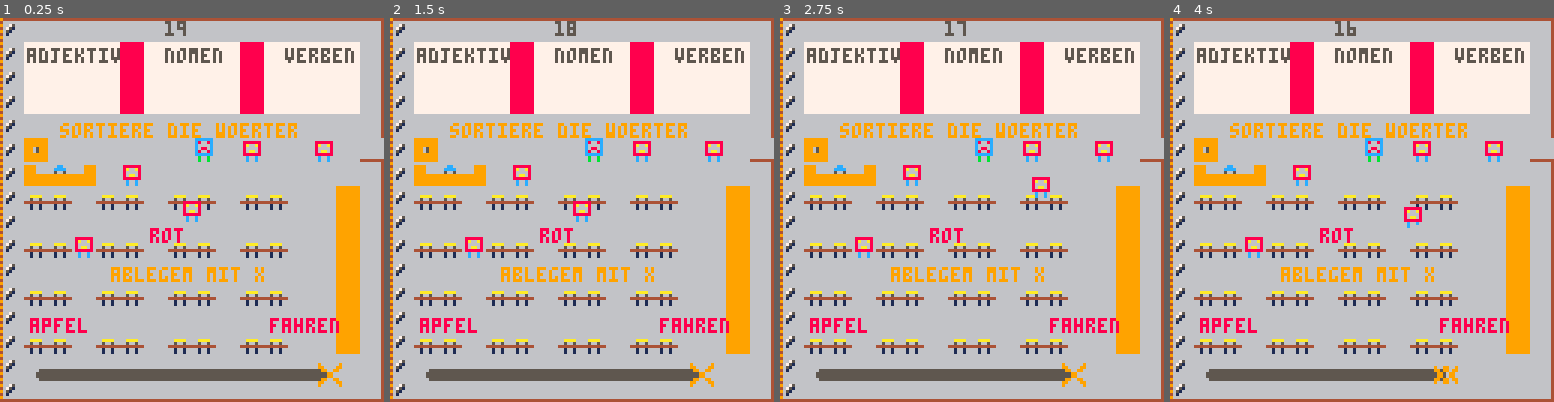
Above: before the commit, frames 1-4 (left to right).
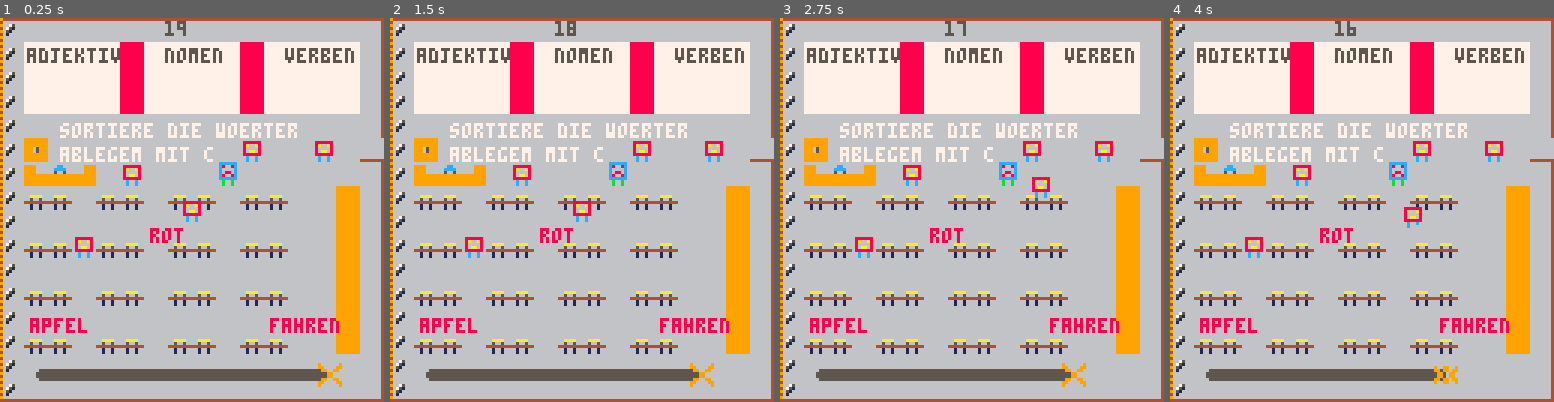
Above: after the commit, the same moments.

Repository: fpiesik/sursa_25-26
Game: PICO-8 cartridge games/damon.p8
The game is run twice, just before and just after one commit, with the same random seed, the same clock (stepped at 60 frames per second) and the same inputs.
Inputs:
- Up to frame 1 (0.25 s): no input
- Up to frame 2 (1.5 s): tap X (X key) at 0.33, 1.07 s; tap O (Z key) at 0.7 s
- Up to frame 3 (2.75 s): hold Right 1.6-2.1 s; tap O (Z key) at 1.7, 2.1, 2.5 s; tap X (X key) at 1.85 s; hold Up 2.15-2.42 s; hold Right from 2.47 s (still down)
- Up to frame 4 (4 s): tap O (Z key) at 2.9, 3.3, 3.7 s; tap X (X key) at 2.97 s; release Right at 3.03 s; hold Left 3.08-3.58 s; hold Down 3.63-3.97 s

The runs differ from the first frame. In frame 1, 2.8% of the frame differs, in the area x 15-78%, y 27-69%; in frame 2, 2.8%; in frame 3, 2.8%; in frame 4, 2.8%.

Commit message:
Update damon.p8

Diff:
--- a/games/damon.p8
+++ b/games/damon.p8
@@ -7,11 +7,12 @@
 f = 1
 t = 15
 wc = 8 --wortfarbe
-ic = 9 --instruktion-farbe
+ic = 7 --instruktion-farbe
 justgo = 1
 numr = 0 --number right
 won = 0
 sound_off = 0
+btn_a = 4 --action button
 function _init()
 music(00)
 	zeit:init()
@@ -60,7 +61,7 @@
 	print("rot",w2.x,w2.y,wc)
 	print("fahren",w3.x,w3.y,wc)
 	print("sortiere die woerter",20,35,ic)
-	print("ablegem mit x",37,83,ic)
+	print("ablegem mit c",20,43,ic)
 	zeit:upd()
  zeit:drw()
 
@@ -87,14 +88,14 @@
  if collision(r1,w1) then
  	w1.x = x
  	w1.y = y
- 	if btn(❎) then
+ 	if btn(btn_a) then
  	w1.y = y-5
  	end
  end
   if collision(r1,w2) then
  	w2.x = x
  	w2.y = y
- 	if btn(❎) then
+ 	if btn(btn_a) then
  	w2.y = y-5
  	end
  end
@@ -102,7 +103,7 @@
  if collision(r1,w3) then
  	w3.x = x
  	w3.y = y
- 	if btn(❎) then
+ 	if btn(btn_a) then
  	w3.y = y-5
  	end
  end
@@ -488,8 +489,8 @@
 270b0b0b0b0d0b0b0b0b0d0b0b0b0b2b00000000000000000000000000000000000000000000000000000000000000000000000000000000000000000000000000000000000000000000000000000000000000000000000000000000000000000000000000000000000000000000000000000000000000000000000000000000
 270b0b0b0b0d0b0b0b0b0d0b0b0b0b2b00000000000000000000000000000000000000000000000000000000000000000000000000000000000000000000000000000000000000000000000000000000000000000000000000000000000000000000000000000000000000000000000000000000000000000000000000000000
 273d3d3d3d3d3d3d3d3d3d3d3d3d3d2b00000707070707070707070707070707070707070707070707070707070707070707070707070707070707070707070707070707070707070700000000000000000000000000000000000000000000000000000000000000000000000000000000000000000000000000000000000000
-271d3d3d3d3d3d3d213d3e3d3d3e3d1e00000707070707070707070707070707070707070707070707070707070707070707070707070707070707070707070707070707070707070700000000000000000000000000000000000000000000000000000000000000000000000000000000000000000000000000000000000000
-273b0c383d3e3d3d3d3d3d3d3d3d3d2b00000707070707070707070707070707070707070707070707070707070707070707070707070707070707070707070707070707070707070700000000000000000000000000000000000000000000000000000000000000000000000000000000000000000000000000000000000000
+271d3d3d3d3d3d3d3d3d3e3d3d3e3d1e00000707070707070707070707070707070707070707070707070707070707070707070707070707070707070707070707070707070707070700000000000000000000000000000000000000000000000000000000000000000000000000000000000000000000000000000000000000
+273b0c383d3e3d3d3d213d3d3d3d3d2b00000707070707070707070707070707070707070707070707070707070707070707070707070707070707070707070707070707070707070700000000000000000000000000000000000000000000000000000000000000000000000000000000000000000000000000000000000000
 271c1c3d1c1c3d1c1c3d1c1c3d3d1f2b00000707070707070707070707070707070707070707070707070707070707070707070707070707070707070707070707070707070707070700000000000000000000000000000000000000000000000000000000000000000000000000000000000000000000000000000000000000
 273d3d3d3d3d3d3d3d3d3d3d3d3d1f2b00000b0b0b0b0b0b0b0b0b0b0b0b0b0b0b0b0b0b0b0b0b0b0b0b0b0b0b0b0b0b0b0b0b0b0b0b0b0b0b0b07070707070707070707070707070700000000000000000000000000000000000000000000000000000000000000000000000000000000000000000000000000000000000000
 271c1c3e1c1c3d1c1c3d1c1c3d3d1f2b00000b0b0b0b0b0b0b0b0b0b0b0b0b0b0b0b0b0b0b0b0b0b0b0b0b0b0b0b0b0b0b0b0b0b0b0b0b0b0b0b07070707070707070707070707070700000000000000000000000000000000000000000000000000000000000000000000000000000000000000000000000000000000000000
